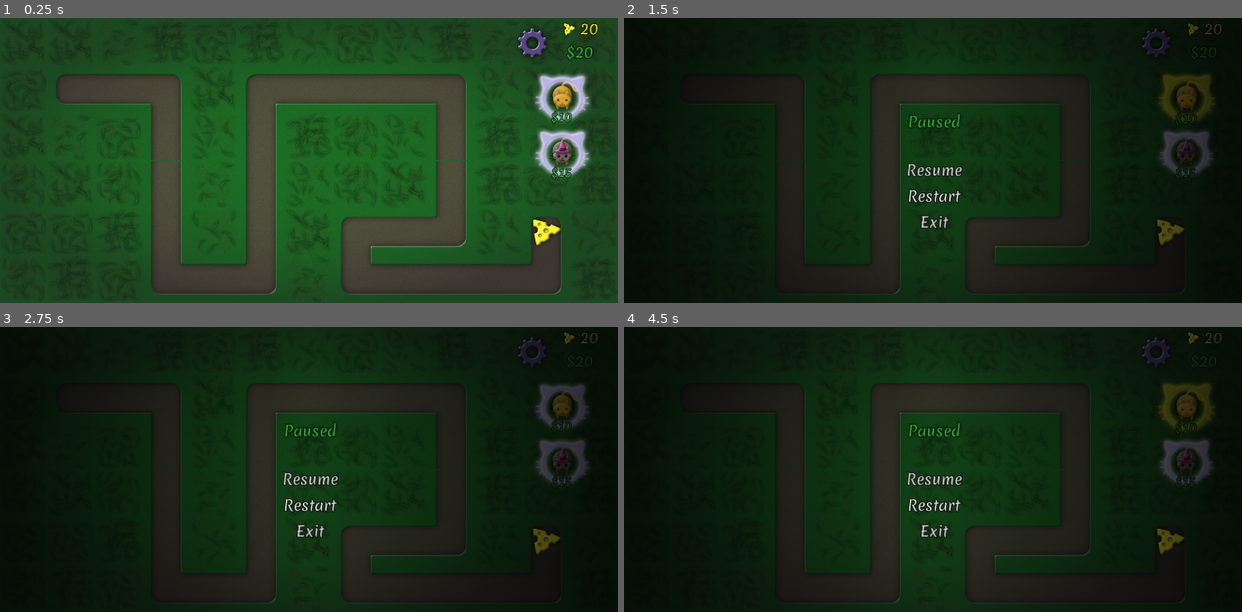
Above: before the commit, frames 1-4 (two rows, left to right).
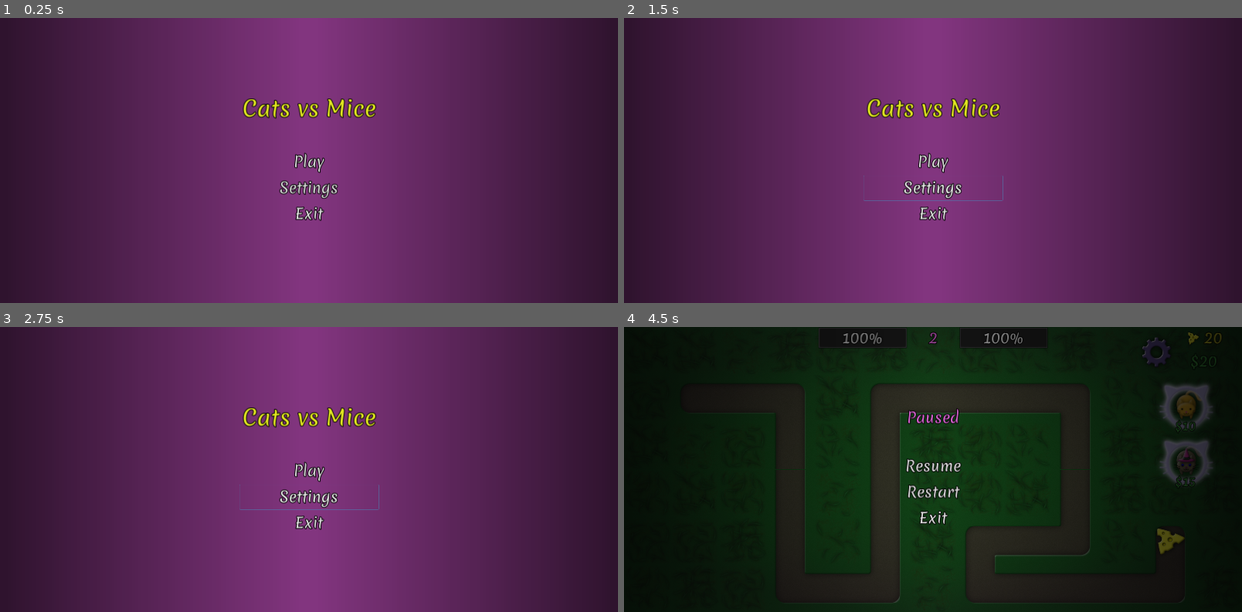
Above: after the commit, the same moments.

Repository: vibrunazo/godot-cats
Game: Godot game, scene res://scenes/MainMenu.tscn
The game is run twice, just before and just after one commit, with the same random seed, the same clock (stepped at 60 frames per second) and the same inputs. Before the commit the project starts from res://scenes/Map.tscn.
Inputs (mouse positions are in pixels of both pictures, inside the frame that each line leads up to; where the layout moved, square brackets give the same spot in the first picture):
- Up to frame 1 (0.25 s): no input
- Up to frame 2 (1.5 s): click (933, 189) [1155, 43] at 0.5 s; click (1186, 97) at 1.25 s, where only the run before the commit has a clickable "$10"
- Up to frame 3 (2.75 s): click (562, 463) at 2 s, where only the run before the commit has a clickable "$15"
- Up to frame 4 (4.5 s): click "Resume" (after the commit: "Play") at 2.75 s; click (1155, 352) at 3.5 s; click "$10" at 4.25 s

The runs differ from the first frame. In frame 1, 100% of the frame differs, in the area x 0-100%, y 0-100%; in frame 2, 100%; in frame 3, 99%; in frame 4, 2.5%.

Commit message:
stop spawns after win

Diff:
--- a/project.godot
+++ b/project.godot
@@ -57,7 +57,7 @@
 [application]
 
 config/name="Cats"
-run/main_scene="res://scenes/Map.tscn"
+run/main_scene="res://scenes/MainMenu.tscn"
 config/icon="res://assets/cat01.png"
 
 [autoload]
--- a/resources/Merienda_font.tres
+++ b/resources/Merienda_font.tres
@@ -3,6 +3,7 @@
 [ext_resource path="res://assets/fonts/Merienda-Regular.ttf" type="DynamicFontData" id=1]
 
 [resource]
+resource_local_to_scene = true
 size = 40
 outline_size = 2
 outline_color = Color( 0, 0, 0, 1 )
--- a/resources/cats_theme.tres
+++ b/resources/cats_theme.tres
@@ -4,4 +4,11 @@
 
 [resource]
 default_font = ExtResource( 1 )
-Label/colors/font_color = Color( 0.225, 0.75, 0.23375, 1 )
+Label/colors/font_color = Color( 0.882353, 0.407843, 0.854902, 1 )
+Label/colors/font_color_shadow = Color( 0, 0, 0, 0 )
+Label/colors/font_outline_modulate = Color( 1, 1, 1, 1 )
+Label/constants/line_spacing = 3
+Label/constants/shadow_as_outline = 0
+Label/constants/shadow_offset_x = 1
+Label/constants/shadow_offset_y = 1
+Label/styles/normal = null
--- a/scenes/Bullet.gd
+++ b/scenes/Bullet.gd
@@ -31,7 +31,7 @@
 	look_at(target_pos)
 	position += Vector2(speed * delta, 0).rotated(rotation)
 	$Sprite.global_rotation_degrees = 0
-	if position.distance_to(target_pos) < 10:
+	if position.distance_to(target_pos) < speed * delta * 2:
 		hit_target()
 #		print($Sprite.global_rotation_degrees)
 #	else:
--- a/scenes/CircleButton.gd
+++ b/scenes/CircleButton.gd
@@ -19,7 +19,6 @@
 
 func set_disabled(value: bool):
 	if disabled != value:
-		print('updating disabled')
 		disabled = value
 		if disabled:
 			$AnimationPlayer.play("disabled")
--- a/scenes/CircleButton.tscn
+++ b/scenes/CircleButton.tscn
@@ -221,6 +221,8 @@
 grow_horizontal = 2
 rect_scale = Vector2( 0.8, 0.8 )
 rect_pivot_offset = Vector2( 64, 32 )
+theme_type_variation = "money"
+custom_colors/font_color = Color( 0.294118, 0.741176, 0.301961, 1 )
 text = "$10"
 align = 1
 valign = 2
--- a/scenes/GameOverMenu.tscn
+++ b/scenes/GameOverMenu.tscn
@@ -9,12 +9,8 @@
 margin_right = 114.0
 
 [node name="Paused" parent="HBoxContainer" index="0"]
-margin_right = 228.0
 custom_colors/font_color = Color( 0.92549, 0.254902, 0.121569, 1 )
 text = "Game Over!"
-
-[node name="Separator" parent="HBoxContainer" index="1"]
-margin_right = 228.0
 
 [node name="ResumeButton" parent="HBoxContainer" index="2"]
 visible = false
@@ -22,10 +18,8 @@
 
 [node name="RestartButton" parent="HBoxContainer" index="3"]
 margin_top = 127.0
-margin_right = 228.0
 margin_bottom = 194.0
 
 [node name="ExitButton" parent="HBoxContainer" index="4"]
 margin_top = 198.0
-margin_right = 228.0
 margin_bottom = 265.0
--- /dev/null
+++ b/scenes/MainMenu.gd
@@ -0,0 +1,8 @@
+extends PauseMenu
+
+
+func _on_ResumeButton_pressed():
+	get_tree().change_scene("res://scenes/Map.tscn")
+
+func _on_ExitButton_pressed():
+	get_tree().quit()
--- /dev/null
+++ b/scenes/MainMenu.tscn
@@ -0,0 +1,60 @@
+[gd_scene load_steps=5 format=2]
+
+[ext_resource path="res://scenes/PauseMenu.tscn" type="PackedScene" id=1]
+[ext_resource path="res://scenes/MainMenu.gd" type="Script" id=2]
+[ext_resource path="res://assets/fonts/Merienda-Regular.ttf" type="DynamicFontData" id=3]
+
+[sub_resource type="DynamicFont" id=1]
+resource_local_to_scene = true
+size = 60
+outline_size = 2
+outline_color = Color( 0, 0, 0, 1 )
+use_filter = true
+font_data = ExtResource( 3 )
+
+[node name="MainMenu" instance=ExtResource( 1 )]
+script = ExtResource( 2 )
+
+[node name="ColorRect" type="ColorRect" parent="." index="0"]
+anchor_right = 1.0
+anchor_bottom = 1.0
+color = Color( 0.847059, 0.345098, 0.827451, 1 )
+
+[node name="HBoxContainer" parent="." index="2"]
+margin_left = -187.0
+margin_top = -182.5
+margin_right = 187.0
+margin_bottom = 182.5
+
+[node name="Paused" parent="HBoxContainer" index="0"]
+margin_right = 374.0
+margin_bottom = 88.0
+custom_colors/font_color = Color( 0.890196, 0.913725, 0.121569, 1 )
+custom_fonts/font = SubResource( 1 )
+text = "Cats vs Mice"
+
+[node name="Separator" parent="HBoxContainer" index="1"]
+margin_top = 92.0
+margin_right = 374.0
+margin_bottom = 152.0
+
+[node name="ResumeButton" parent="HBoxContainer" index="2"]
+margin_top = 156.0
+margin_right = 374.0
+margin_bottom = 223.0
+text = "Play"
+
+[node name="SettingsButton" type="ToolButton" parent="HBoxContainer" index="3"]
+margin_top = 227.0
+margin_right = 374.0
+margin_bottom = 294.0
+text = "Settings"
+
+[node name="RestartButton" parent="HBoxContainer" index="4"]
+visible = false
+text = "Settings"
+
+[node name="ExitButton" parent="HBoxContainer" index="5"]
+margin_top = 298.0
+margin_right = 374.0
+margin_bottom = 365.0
--- a/scenes/Map.gd
+++ b/scenes/Map.gd
@@ -7,6 +7,9 @@
 onready var el_cheese: Label = get_node("%CheeseLabel")
 onready var el_pause: PauseMenu = get_node("%PauseMenu")
 onready var el_game_over: PauseMenu = get_node("%GameOverMenu")
+onready var el_time: Label = get_node("%TimeLabel")
+onready var el_lifebar: ProgressBar = get_node("%LifeBar")
+onready var el_mousebar: ProgressBar = get_node("%MouseBar")
 
 var mouse_scene = preload("res://scenes/Mouse.tscn")
 var data = GameData.cat_data
@@ -24,6 +27,8 @@
 }
 
 var spawn_count := 0
+export var spawn_max := 300
+var kill_count := 0
 var start_time := 0
 var ellapsed := 0
 var max_size := 30.0
@@ -31,7 +36,7 @@
 
 # Called when the node enters the scene tree for the first time.
 func _ready():
-#	Engine.time_scale = 2
+	Engine.time_scale = 4
 	start_time = Time.get_ticks_msec()
 	el_path = $Path2D
 	for b in get_tree().get_nodes_in_group("action_button"):
@@ -72,7 +77,7 @@
 		cats_dict[cell_pos] = cat_building
 
 	$UI.remove_child(cat_building)
-	$Cats.add_child(cat_building)
+	$Actors.add_child(cat_building)
 	cat_building.connect("clicked", self, "_on_cat_clicked", [cat_building])
 	cat_building.done_building(cell_pos)
 	cat_building = null
@@ -96,6 +101,16 @@
 #	get_tree().paused = new_paused
 	el_pause.pause(paused)
 
+func update_UI_time():
+	el_time.text = str(ellapsed)#.pad_zeros(3)
+#	el_mousebar.value = clamp(ellapsed, 0, 100)
+
+func update_UI_mousebar():
+	var mouse_left: float = spawn_max - kill_count
+	var value = ceil(100 * mouse_left / spawn_max)
+	print("kill count: %s, mouse left: %s, value: %s" % [kill_count, mouse_left, value])
+	el_mousebar.value = clamp(value, 0, 100)
+
 func add_life(ammount):
 	life += ammount
 	life = max(0, life)
@@ -103,6 +118,7 @@
 
 func update_life():
 	el_cheese.text = "%s" % life
+	el_lifebar.value = life * 100 / 20
 	if life == 0:
 		game_over()
 
@@ -158,13 +174,16 @@
 	return true
 
 func spawn_new_mouse():
+	if (spawn_count >= spawn_max):
+		$SpawnTimer.stop()
+		return
 	spawn_count += 1
 	var mouse = mouse_scene.instance()
 	mouse.position = Vector2(0, 0)
 #	ellapsed = (Time.get_ticks_msec() - start_time) / 1000
 
 	var min_size = 30
-	max_size = min_size + pow(ellapsed, 1.5) * 0.1
+	max_size = 50#min_size + pow(ellapsed, 2.0) * 0.0035
 	var h = rand_range(min_size, max_size)
 	# makes it exponential distribution, so big sizes are more rare,
 	# while keeping same min and max sizes
@@ -198,7 +217,9 @@
 	var hp = mouse.max_health
 	# 80hp is 2 coins, 253hp is 3 coins, 504 is 4 coins
 	var worth = 1 + floor(pow(hp, 0.6) / 13.8)
+	kill_count += 1
 	add_coins(worth)
+	update_UI_mousebar()
 
 func _on_mouse_reached_cheese(mouse: Mouse):
 	add_life(-1)
@@ -214,11 +235,13 @@
 		cat.select()
 		cat_selected = cat
 
-
-
 func _on_SettingsButton_pressed():
 	toggle_pause()
 
 
 func _on_EllapsedTimer_timeout():
+	if kill_count >= spawn_max:
+		$EllapsedTimer.stop()
+		return
 	ellapsed += 1
+	update_UI_time()
--- a/scenes/Map.tscn
+++ b/scenes/Map.tscn
@@ -305,7 +305,7 @@
 [node name="Cheese" parent="." instance=ExtResource( 8 )]
 position = Vector2( 1472, 576 )
 
-[node name="Cats" type="Node2D" parent="."]
+[node name="Actors" type="Node2D" parent="."]
 z_index = 10
 
 [node name="UI" type="CanvasLayer" parent="."]
@@ -384,6 +384,7 @@
 margin_top = 64.0
 margin_right = 104.0
 margin_bottom = 123.0
+custom_colors/font_color = Color( 0.28, 0.7, 0.287, 1 )
 text = "$100"
 align = 1
 
@@ -450,15 +451,54 @@
 anims/enabled = SubResource( 6 )
 anims/pressed = SubResource( 7 )
 
+[node name="TopBar" type="HBoxContainer" parent="UI/HUD"]
+anchor_left = 0.5
+anchor_right = 0.5
+margin_left = -310.0
+margin_right = 310.0
+margin_bottom = 59.0
+custom_constants/separation = 30
+alignment = 1
+
+[node name="LifeBar" type="ProgressBar" parent="UI/HUD/TopBar"]
+unique_name_in_owner = true
+margin_right = 240.0
+margin_bottom = 59.0
+rect_min_size = Vector2( 240, 20 )
+value = 100.0
+
+[node name="TimeLabel" type="Label" parent="UI/HUD/TopBar"]
+unique_name_in_owner = true
+margin_left = 270.0
+margin_right = 350.0
+margin_bottom = 59.0
+rect_min_size = Vector2( 80, 0 )
+text = "000"
+align = 1
+
+[node name="MouseBar" type="ProgressBar" parent="UI/HUD/TopBar"]
+unique_name_in_owner = true
+margin_left = 380.0
+margin_right = 620.0
+margin_bottom = 59.0
+rect_min_size = Vector2( 240, 20 )
+value = 100.0
+
 [node name="Menus" type="Control" parent="UI"]
 pause_mode = 2
 anchor_right = 1.0
 anchor_bottom = 1.0
 mouse_filter = 2
+__meta__ = {
+"_edit_lock_": true
+}
 
 [node name="PauseMenu" parent="UI/Menus" instance=ExtResource( 12 )]
 unique_name_in_owner = true
 visible = false
+__meta__ = {
+"_edit_lock_": true
+}
 
 [node name="GameOverMenu" parent="UI/Menus" instance=ExtResource( 13 )]
 unique_name_in_owner = true
--- a/scenes/PauseMenu.gd
+++ b/scenes/PauseMenu.gd
@@ -17,4 +17,5 @@
 	get_tree().reload_current_scene()
 
 func _on_ExitButton_pressed():
-	get_tree().quit()
+	pause(false)
+	get_tree().change_scene("res://scenes/MainMenu.tscn")
--- a/scenes/PauseMenu.tscn
+++ b/scenes/PauseMenu.tscn
@@ -31,40 +31,40 @@
 anchor_top = 0.5
 anchor_right = 0.5
 anchor_bottom = 0.5
-margin_left = -77.5
-margin_top = -132.5
-margin_right = 77.5
-margin_bottom = 132.5
-rect_min_size = Vector2( 120, 0 )
+margin_left = -150.0
+margin_top = -168.0
+margin_right = 150.0
+margin_bottom = 168.0
+rect_min_size = Vector2( 300, 0 )
 mouse_filter = 2
 
 [node name="Paused" type="Label" parent="HBoxContainer"]
-margin_right = 163.0
+margin_right = 300.0
 margin_bottom = 59.0
 text = "Paused"
 align = 1
 
 [node name="Separator" type="Control" parent="HBoxContainer"]
 margin_top = 63.0
-margin_right = 163.0
+margin_right = 300.0
 margin_bottom = 123.0
 rect_min_size = Vector2( 0, 60 )
 
 [node name="ResumeButton" type="ToolButton" parent="HBoxContainer"]
 margin_top = 127.0
-margin_right = 163.0
+margin_right = 300.0
 margin_bottom = 194.0
 text = "Resume"
 
 [node name="RestartButton" type="ToolButton" parent="HBoxContainer"]
 margin_top = 198.0
-margin_right = 163.0
+margin_right = 300.0
 margin_bottom = 265.0
 text = "Restart"
 
 [node name="ExitButton" type="ToolButton" parent="HBoxContainer"]
 margin_top = 269.0
-margin_right = 163.0
+margin_right = 300.0
 margin_bottom = 336.0
 text = "Exit"
 
--- a/scenes/cats/Cat.gd
+++ b/scenes/cats/Cat.gd
@@ -115,6 +115,8 @@
 
 func follow_target():
 	if !target or !is_instance_valid(target): return
+	if !target.is_inside_tree() or !is_inside_tree(): return
+	if !$Turret.is_inside_tree(): return
 	var pos = target.global_position
 	$Turret.look_at(pos)
 
@@ -185,7 +187,8 @@
 		return
 	var bullet = bullet_scene.instance()
 #	get_tree().root.add_child(bullet)
-	get_tree().root.call_deferred("add_child", bullet)
+#	get_tree().root.call_deferred("add_child", bullet)
+	map_ref.get_node("Actors").call_deferred("add_child", bullet)
 	bullet.position = spawn_position.global_position
 	bullet.damage = damage
 	bullet.speed = shot_speed
